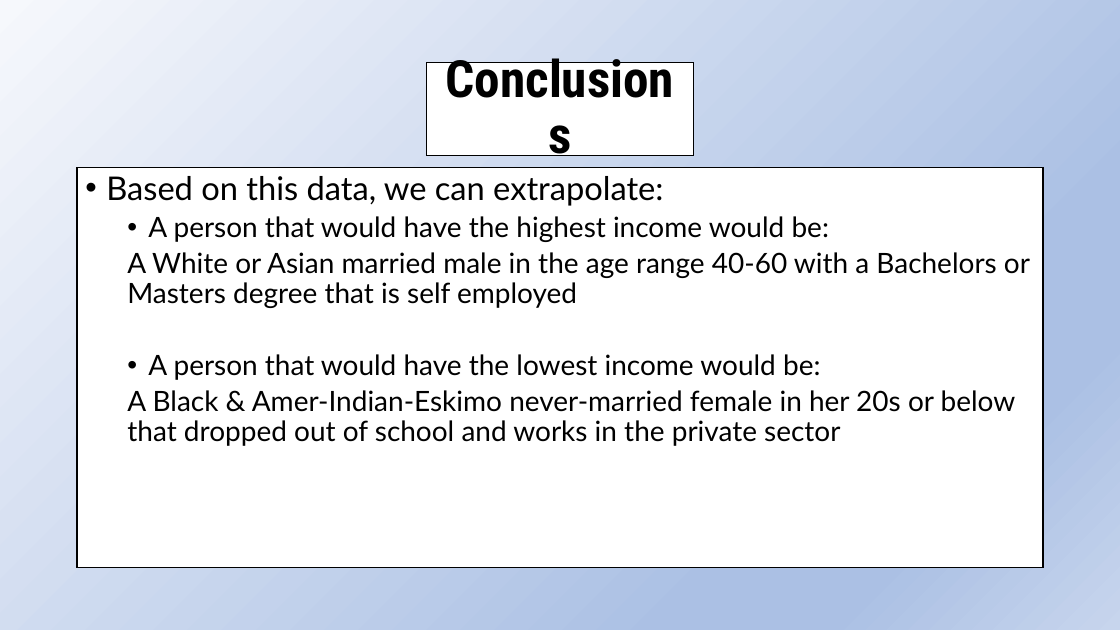
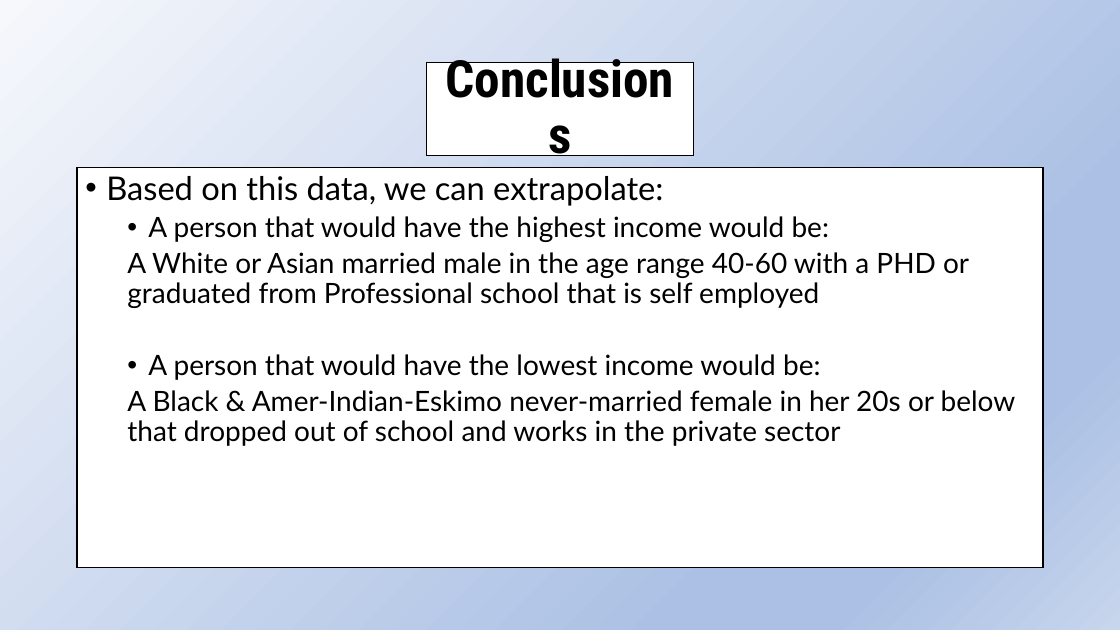
Before and after one commit to MattLombardo/Project-1, a slide deck: slide 22 of Project 1 Group 4 PPT.pptx. Drawn at 1120x630 pixels with LibreOffice and Linux fonts; fonts in the diff are those of the drawing. Boxes give left, top, right and bottom in pixels: in the first picture for what was removed or moved away, otherwise in the second. Text is boxed around its words. In the diff, an @@ line names an element or a change of style, - is before the commit and + after.

```diff
--- a/Project 1 Group 4 PPT.pptx
+++ b/Project 1 Group 4 PPT.pptx
@@ text at bbox=[127, 252, 969, 308]: text changed @@
-  A White or Asian married male in the age range 40-60 with a Bachelors or Masters degree that is self employed
+  A White or Asian married male in the age range 40-60 with a PHD or graduated from Professional school that is self employed
```
Also in this commit, not shown: 2 other slides changed, 5 other files.
